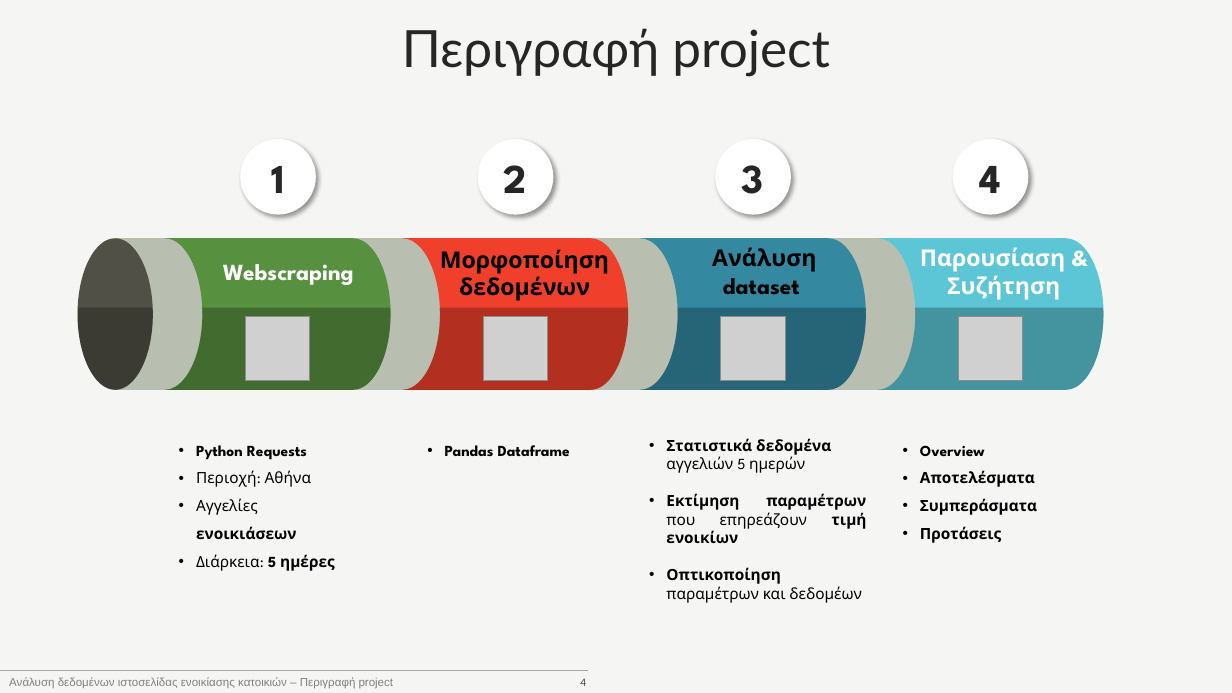
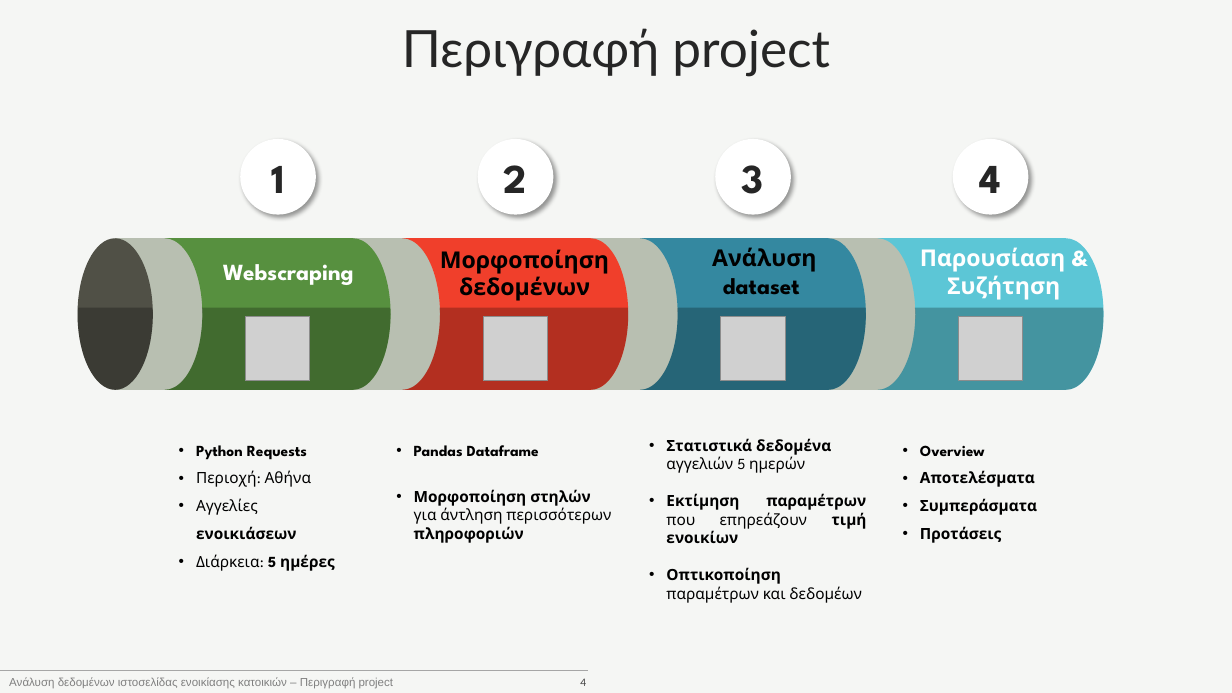
Before and after one commit to GerasimosPanagiotakopoulos/real-estate, a slide deck: slide 4 of presentation.pptx. Drawn at 1232x693 pixels with LibreOffice and Linux fonts; fonts in the diff are those of the drawing; grey boxes stand for pictures. Boxes give left, top, right and bottom in pixels: in the first picture for what was removed or moved away, otherwise in the second. Text is boxed around its words. In the diff, an @@ line names an element or a change of style, - is before the commit and + after.

```diff
--- a/presentation.pptx
+++ b/presentation.pptx
@@ text "Pandas Dataframe" moved from (x1=445, y1=445, x2=570, y2=456) to (x1=414, y1=445, x2=611, y2=543) @@
@@ text at (x1=414, y1=489, x2=611, y2=543): paragraph added @@
+• Μορφοποίηση στηλών για άντληση περισσότερων πληροφοριών
```
Also in this commit, not shown: 10 other slides changed, 11 slides added, 2 slides removed, 1 other file.
